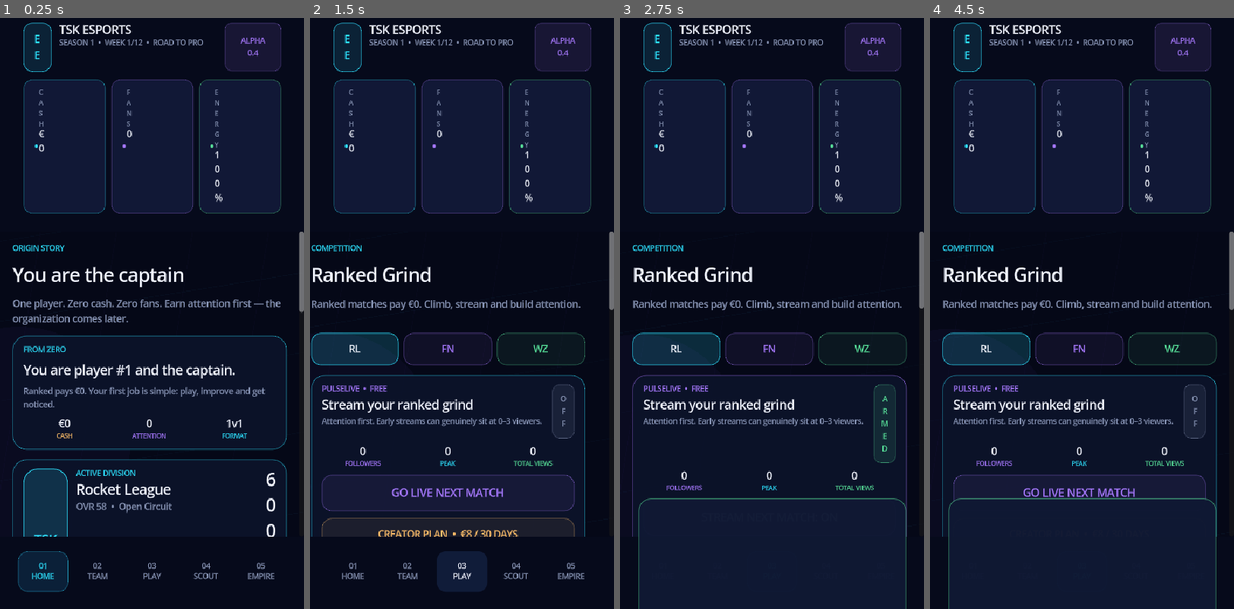
Above: before the commit, frames 1-4 (left to right).
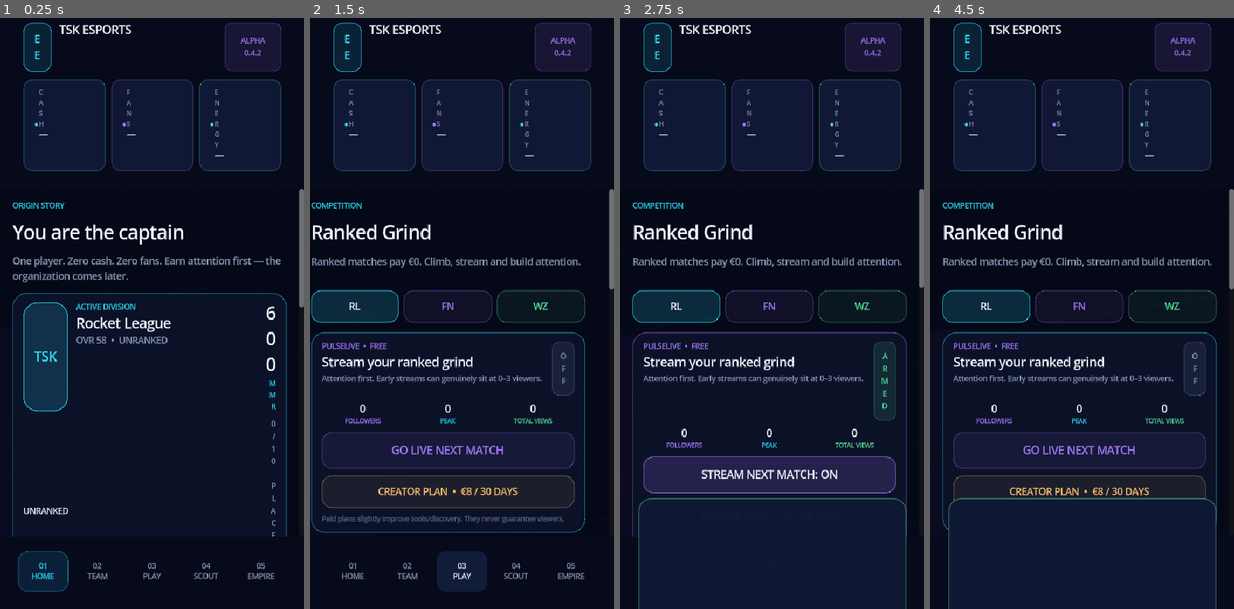
Above: after the commit, the same moments.

Repository: JasonTSKowner/E-Sport-Empire
Game: Godot game, scene res://scenes/Main.tscn
Two runs of this game, one before a commit and one after it. Both use one fixed random seed, a clock stepped at 60 frames per second and the inputs below.
Inputs:
- Up to frame 1 (0.25 s): no input
- Up to frame 2 (1.5 s): click "03 PLAY" at 0.5 s; click "03 PLAY" at 1.25 s
- Up to frame 3 (2.75 s): click "GO LIVE NEXT MATCH" at 2 s
- Up to frame 4 (4.5 s): click "STREAM NEXT MATCH: ON" at 2.75 s; click "GO LIVE NEXT MATCH" at 3.5 s; click "STREAM NEXT MATCH: ON" at 4.25 s

The runs differ from the first frame. In frame 1, 17% of the frame differs, in the area x 4-100%, y 3-88%; in frame 2, 18%; in frame 3, 20%, in the area x 4-100%, y 3-81%; in frame 4, 17%.
Error after the commit: Parse Error: Cannot infer the type of "tier_roman" variable because the value doesn't have a set type. (res://scripts/game_data.gd:298)

Commit message:
v0.4.2 Rocket League ranked core
Result-only RL MMR, 10 placements, opponent-based gains/losses, separate 1v1/2v2/3v3 ladders, real Bronze-to-SSL ranks, tiers and divisions.

Diff:
--- a/scripts/game_data.gd
+++ b/scripts/game_data.gd
@@ -24,6 +24,39 @@
 	{"name": "Elite Series", "minimum": 1525, "accent": "ffbf69"},
 	{"name": "World Class", "minimum": 1775, "accent": "ff5b8d"},
 ]
+
+const RL_RANK_BASES := {
+	"1v1": [
+		{"name": "Bronze", "minimum": 0, "accent": "b87333"},
+		{"name": "Silver", "minimum": 310, "accent": "b8c2cc"},
+		{"name": "Gold", "minimum": 470, "accent": "d9b43b"},
+		{"name": "Platinum", "minimum": 620, "accent": "4fd6d2"},
+		{"name": "Diamond", "minimum": 760, "accent": "4b9cff"},
+		{"name": "Champion", "minimum": 910, "accent": "9b5de5"},
+		{"name": "Grand Champion", "minimum": 1170, "accent": "ff5d8f"},
+		{"name": "Supersonic Legend", "minimum": 1330, "accent": "f4f1ff"},
+	],
+	"2v2": [
+		{"name": "Bronze", "minimum": 0, "accent": "b87333"},
+		{"name": "Silver", "minimum": 370, "accent": "b8c2cc"},
+		{"name": "Gold", "minimum": 550, "accent": "d9b43b"},
+		{"name": "Platinum", "minimum": 700, "accent": "4fd6d2"},
+		{"name": "Diamond", "minimum": 850, "accent": "4b9cff"},
+		{"name": "Champion", "minimum": 1020, "accent": "9b5de5"},
+		{"name": "Grand Champion", "minimum": 1435, "accent": "ff5d8f"},
+		{"name": "Supersonic Legend", "minimum": 1860, "accent": "f4f1ff"},
+	],
+	"3v3": [
+		{"name": "Bronze", "minimum": 0, "accent": "b87333"},
+		{"name": "Silver", "minimum": 390, "accent": "b8c2cc"},
+		{"name": "Gold", "minimum": 570, "accent": "d9b43b"},
+		{"name": "Platinum", "minimum": 720, "accent": "4fd6d2"},
+		{"name": "Diamond", "minimum": 870, "accent": "4b9cff"},
+		{"name": "Champion", "minimum": 1040, "accent": "9b5de5"},
+		{"name": "Grand Champion", "minimum": 1435, "accent": "ff5d8f"},
+		{"name": "Supersonic Legend", "minimum": 1860, "accent": "f4f1ff"},
+	],
+}
 
 const FACILITIES := {
 	"hq":
@@ -236,6 +269,56 @@
 	return RANKS[RANKS.size() - 1]
 
 
+static func rl_rank_for_mmr(mmr: int, playlist: String) -> Dictionary:
+	var key := playlist if playlist in ["1v1", "2v2", "3v3"] else "1v1"
+	var bases: Array = RL_RANK_BASES[key]
+	var major_index := 0
+	for index in range(bases.size()):
+		if mmr >= int(bases[index]["minimum"]):
+			major_index = index
+
+	var major: Dictionary = bases[major_index]
+	if major_index == bases.size() - 1:
+		return {
+			"name": "Supersonic Legend",
+			"short_name": "SSL",
+			"minimum": int(major["minimum"]),
+			"next_minimum": int(major["minimum"]),
+			"accent": str(major["accent"]),
+			"tier": 0,
+			"division": 0,
+		}
+
+	var next_major: Dictionary = bases[major_index + 1]
+	var span := maxi(12, int(next_major["minimum"]) - int(major["minimum"]))
+	var step := maxf(1.0, float(span) / 12.0)
+	var slot := clampi(int(floor(float(mmr - int(major["minimum"])) / step)), 0, 11)
+	var tier := slot / 4 + 1
+	var division := slot % 4 + 1
+	var tier_roman := ["I", "II", "III"][tier - 1]
+	var minimum := int(round(float(major["minimum"]) + step * float(slot)))
+	var next_minimum := int(round(float(major["minimum"]) + step * float(slot + 1)))
+	if slot == 11:
+		next_minimum = int(next_major["minimum"])
+
+	return {
+		"name": "%s %s Div %d" % [str(major["name"]), tier_roman, division],
+		"short_name": "%s %s D%d" % [str(major["name"]), tier_roman, division],
+		"minimum": minimum,
+		"next_minimum": next_minimum,
+		"accent": str(major["accent"]),
+		"tier": tier,
+		"division": division,
+	}
+
+
+static func rl_next_rank_for_mmr(mmr: int, playlist: String) -> Dictionary:
+	var current := rl_rank_for_mmr(mmr, playlist)
+	if str(current["name"]) == "Supersonic Legend":
+		return current
+	return rl_rank_for_mmr(int(current["next_minimum"]), playlist)
+
+
 static func format_cash(value: int) -> String:
 	if value >= 1000000:
 		return "€%.2fM" % (float(value) / 1000000.0)
--- a/scripts/game_state.gd
+++ b/scripts/game_state.gd
@@ -116,7 +116,15 @@
 	return int(mode_record(mode).get("mmr", 600))
 
 func rank_data(mode: String) -> Dictionary:
+	if mode == "Rocket League":
+		return GameDataRef.rl_rank_for_mmr(mode_mmr(mode), match_format(mode))
 	return GameDataRef.rank_for_mmr(mode_mmr(mode))
+
+func next_rank_data(mode: String) -> Dictionary:
+	if mode == "Rocket League":
+		return GameDataRef.rl_next_rank_for_mmr(mode_mmr(mode), match_format(mode))
+	return GameDataRef.next_rank_for_mmr(mode_mmr(mode))
+
 
 func playlist_record(format: String) -> Dictionary:
 	var key := format
@@ -129,31 +137,38 @@
 	return 10 if mode == "Rocket League" else 5
 
 
+func placements_complete(mode: String) -> bool:
+	return int(mode_record(mode).get("placements", 0)) >= placement_target(mode)
+
+
+func visible_rank_name(mode: String) -> String:
+	if mode == "Rocket League" and not placements_complete(mode):
+		return "UNRANKED"
+	return str(rank_data(mode).get("name", "UNRANKED"))
+
+
 func _opponent_mmr_for(player_mmr: int) -> int:
-	var spread := (rng.randf_range(-48.0, 48.0) + rng.randf_range(-48.0, 48.0)) * 0.5
+	# Matchmaking usually stays close, but not every lobby is perfectly even.
+	var spread := (rng.randf_range(-100.0, 100.0) + rng.randf_range(-100.0, 100.0)) * 0.5
 	return maxi(0, player_mmr + int(round(spread)))
-
 
 func _mmr_delta_for(
 	mode: String, record: Dictionary, player_mmr: int, opponent_mmr: int, won: bool
 ) -> int:
+	# RL MMR only cares about the result and relative opponent rating.
+	# Goals, saves, score and other personal stats never enter this calculation.
 	var expected := 1.0 / (1.0 + pow(10.0, float(opponent_mmr - player_mmr) / 400.0))
-	var played := int(record.get("played", 0))
-	var k := 18.0
-	if mode == "Rocket League":
-		if played < 3:
-			k = 36.0
-		elif played < placement_target(mode):
-			k = 30.0
-	else:
-		if played < placement_target(mode):
-			k = 26.0
+	var in_placements := int(record.get("placements", 0)) < placement_target(mode)
+	var k := 20.0
+	if mode == "Rocket League" and in_placements:
+		k = 50.0
+	elif mode != "Rocket League" and in_placements:
+		k = 26.0
 	var actual := 1.0 if won else 0.0
 	var delta := int(round(k * (actual - expected)))
 	if won:
 		return maxi(1, delta)
 	return mini(-1, delta)
-
 
 func facility_level(key: String) -> int:
 	return int(data.get("facilities", {}).get(key, 1))
@@ -349,7 +364,9 @@
 
 	var events := _create_match_events(mode, won)
 	var mmr_delta := _mmr_delta_for(mode, record, mmr, opponent_mmr, won)
-	var old_rank := str(GameDataRef.rank_for_mmr(mmr)["name"])
+	var placements_before := int(record.get("placements", 0))
+	var old_rank_data := GameDataRef.rl_rank_for_mmr(mmr, format) if mode == "Rocket League" else GameDataRef.rank_for_mmr(mmr)
+	var old_rank := str(old_rank_data["name"])
 	record["mmr"] = maxi(0, mmr + mmr_delta)
 	record["played"] = int(record.get("played", 0)) + 1
 	if won:
@@ -380,7 +397,8 @@
 			while data["contacts"].size() > 6:
 				data["contacts"].pop_back()
 
-	var new_rank := str(GameDataRef.rank_for_mmr(int(record["mmr"]))["name"])
+	var new_rank_data := GameDataRef.rl_rank_for_mmr(int(record["mmr"]), format) if mode == "Rocket League" else GameDataRef.rank_for_mmr(int(record["mmr"]))
+	var new_rank := str(new_rank_data["name"])
 	data["history"].push_front({
 		"kind": "ranked",
 		"mode": mode,
@@ -420,7 +438,16 @@
 		"stream_followers": int(stream.get("followers", 0)),
 		"old_rank": old_rank,
 		"new_rank": new_rank,
-		"promoted": old_rank != new_rank and mmr_delta > 0,
+		"rank_revealed": (
+			mode == "Rocket League"
+			and placements_before < placement_target(mode)
+			and int(record.get("placements", 0)) >= placement_target(mode)
+		),
+		"promoted": (
+			old_rank != new_rank
+			and mmr_delta > 0
+			and placements_before >= placement_target(mode)
+		),
 	}
 
 func _create_match_events(mode: String, won: bool) -> Array:
--- a/scripts/main.gd
+++ b/scripts/main.gd
@@ -114,7 +114,7 @@
 	brand_text.add_child(season_label)
 	brand_row.add_child(brand_text)
 
-	var version_badge := UI.badge("ALPHA 0.4", UI.PURPLE)
+	var version_badge := UI.badge("ALPHA 0.4.2", UI.PURPLE)
 	version_badge.custom_minimum_size.x = 84
 	brand_row.add_child(version_badge)
 
@@ -371,11 +371,13 @@
 	var mode: String = game.selected_mode()
 	var accent: Color = GameDataRef.MODE_COLORS[mode]
 	var rank: Dictionary = game.rank_data(mode)
-	var next_rank: Dictionary = GameDataRef.next_rank_for_mmr(game.mode_mmr(mode))
+	var next_rank: Dictionary = game.next_rank_data(mode)
+	var visible_rank := game.visible_rank_name(mode)
 	var panel := UI.card(accent)
 	var box := VBoxContainer.new()
 	box.add_theme_constant_override("separation", 12)
 	panel.add_child(box)
+
 	var top := HBoxContainer.new()
 	top.add_theme_constant_override("separation", 12)
 	box.add_child(top)
@@ -389,46 +391,61 @@
 	initials.vertical_alignment = VERTICAL_ALIGNMENT_CENTER
 	emblem.add_child(initials)
 	top.add_child(emblem)
+
 	var details := VBoxContainer.new()
 	details.size_flags_horizontal = Control.SIZE_EXPAND_FILL
 	details.add_theme_constant_override("separation", 3)
 	details.add_child(UI.overline("ACTIVE DIVISION", accent))
 	details.add_child(UI.heading(mode, 20))
 	details.add_child(
-		UI.label("OVR %d  •  %s" % [game.team_overall(mode), rank["name"]], 13, UI.MUTED, 700)
+		UI.label("OVR %d  •  %s" % [game.team_overall(mode), visible_rank], 13, UI.MUTED, 700)
 	)
 	top.add_child(details)
+
 	var mmr_box := VBoxContainer.new()
 	var mmr_title := UI.label(str(game.mode_mmr(mode)), 25, UI.TEXT, 800)
 	mmr_title.horizontal_alignment = HORIZONTAL_ALIGNMENT_RIGHT
-	var mmr_cap := UI.label("RATING", 10, accent, 800)
+	var mmr_cap := UI.label("MMR", 10, accent, 800)
 	mmr_cap.horizontal_alignment = HORIZONTAL_ALIGNMENT_RIGHT
 	mmr_box.add_child(mmr_title)
 	mmr_box.add_child(mmr_cap)
 	top.add_child(mmr_box)
 
-	var current_min := int(rank["minimum"])
-	var next_min := int(next_rank["minimum"])
-	var progress_value: int = game.mode_mmr(mode) - current_min
-	var progress_max := maxi(1, next_min - current_min)
 	var progress_labels := HBoxContainer.new()
-	var current_label := UI.label(str(rank["name"]), 12, UI.TEXT, 700)
-	current_label.size_flags_horizontal = Control.SIZE_EXPAND_FILL
-	progress_labels.add_child(current_label)
-	var next_label := UI.label(
-		"MAX RANK" if next_min == current_min else "%s  %d" % [next_rank["name"], next_min],
-		11,
-		UI.MUTED
-	)
-	next_label.horizontal_alignment = HORIZONTAL_ALIGNMENT_RIGHT
-	progress_labels.add_child(next_label)
-	box.add_child(progress_labels)
-	box.add_child(UI.progress(progress_value, progress_max, accent, 8))
+	if mode == "Rocket League" and not game.placements_complete(mode):
+		var record := game.mode_record(mode)
+		var placed := int(record.get("placements", 0))
+		var target := game.placement_target(mode)
+		var current_label := UI.label("UNRANKED", 12, UI.TEXT, 700)
+		current_label.size_flags_horizontal = Control.SIZE_EXPAND_FILL
+		progress_labels.add_child(current_label)
+		var next_label := UI.label("%d/%d PLACEMENTS" % [placed, target], 11, UI.MUTED)
+		next_label.horizontal_alignment = HORIZONTAL_ALIGNMENT_RIGHT
+		progress_labels.add_child(next_label)
+		box.add_child(progress_labels)
+		box.add_child(UI.progress(placed, target, accent, 8))
+	else:
+		var current_min := int(rank["minimum"])
+		var next_min := int(next_rank["minimum"])
+		var progress_value: int = game.mode_mmr(mode) - current_min
+		var progress_max := maxi(1, next_min - current_min)
+		var current_label := UI.label(str(rank["name"]), 12, UI.TEXT, 700)
+		current_label.size_flags_horizontal = Control.SIZE_EXPAND_FILL
+		progress_labels.add_child(current_label)
+		var next_label := UI.label(
+			"MAX RANK" if next_min == current_min else "%s  %d" % [next_rank["name"], next_min],
+			11,
+			UI.MUTED
+		)
+		next_label.horizontal_alignment = HORIZONTAL_ALIGNMENT_RIGHT
+		progress_labels.add_child(next_label)
+		box.add_child(progress_labels)
+		box.add_child(UI.progress(progress_value, progress_max, accent, 8))
+
 	var manage := UI.button("MANAGE %s DIVISION" % GameDataRef.MODE_SHORT[mode], accent, true)
 	manage.pressed.connect(_show_page.bind("team", true))
 	box.add_child(manage)
 	return panel
-
 
 func _sponsor_card() -> Control:
 	var panel := UI.card(UI.GOLD)
@@ -484,7 +501,7 @@
 	center.add_theme_constant_override("separation", 2)
 	center.add_child(UI.label(mode, 16, UI.TEXT, 800))
 	center.add_child(
-		UI.label("%s  •  OVR %d" % [rank["name"], game.team_overall(mode)], 12, UI.MUTED)
+		UI.label("%s  •  OVR %d" % [game.visible_rank_name(mode), game.team_overall(mode)], 12, UI.MUTED)
 	)
 	center.add_child(
 		UI.label(
@@ -672,7 +689,7 @@
 	box.add_child(UI.separator())
 
 	var ranked_info := HBoxContainer.new()
-	ranked_info.add_child(_metric_block("CURRENT", str(rank["name"]), accent))
+	ranked_info.add_child(_metric_block("CURRENT", game.visible_rank_name(mode), accent))
 	ranked_info.add_child(_metric_block("RATING", str(record["mmr"]), UI.TEXT))
 	ranked_info.add_child(_metric_block("CASH / WIN", "€0", UI.GOLD))
 	box.add_child(ranked_info)
@@ -1374,7 +1391,11 @@
 					UI.MUTED
 				))
 
-	if bool(match_result.get("promoted", false)):
+	if bool(match_result.get("rank_revealed", false)):
+		var reveal := UI.badge("PLACEMENT RANK  •  %s" % str(match_result["new_rank"]), UI.GOLD)
+		reveal.custom_minimum_size.y = 42
+		match_result_box.add_child(reveal)
+	elif bool(match_result.get("promoted", false)):
 		var promotion := UI.badge("PROMOTED TO %s" % str(match_result["new_rank"]), UI.GOLD)
 		promotion.custom_minimum_size.y = 42
 		match_result_box.add_child(promotion)
Not shown, changed: export_presets.cfg
Not shown, changed: .github/workflows/android-build.yml
